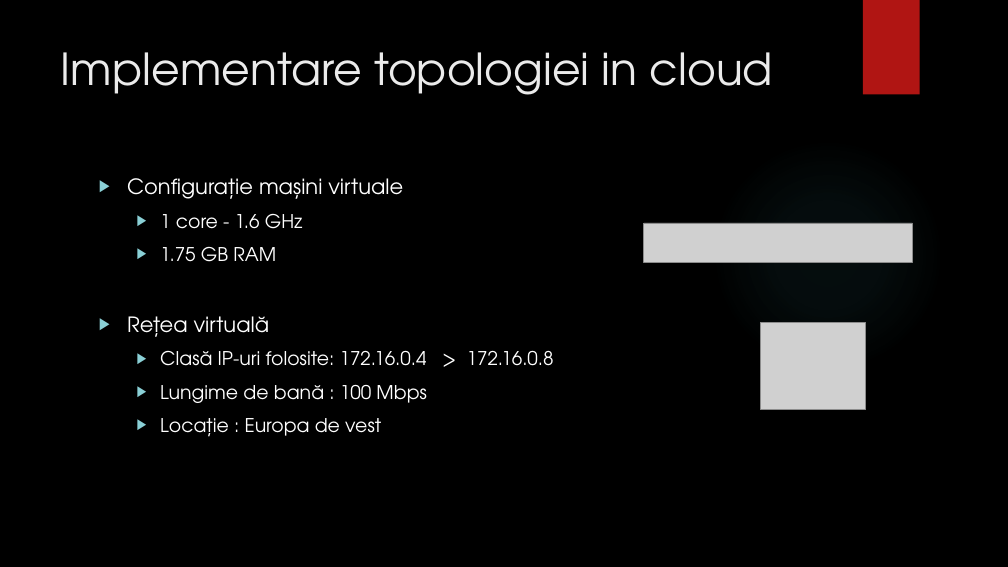
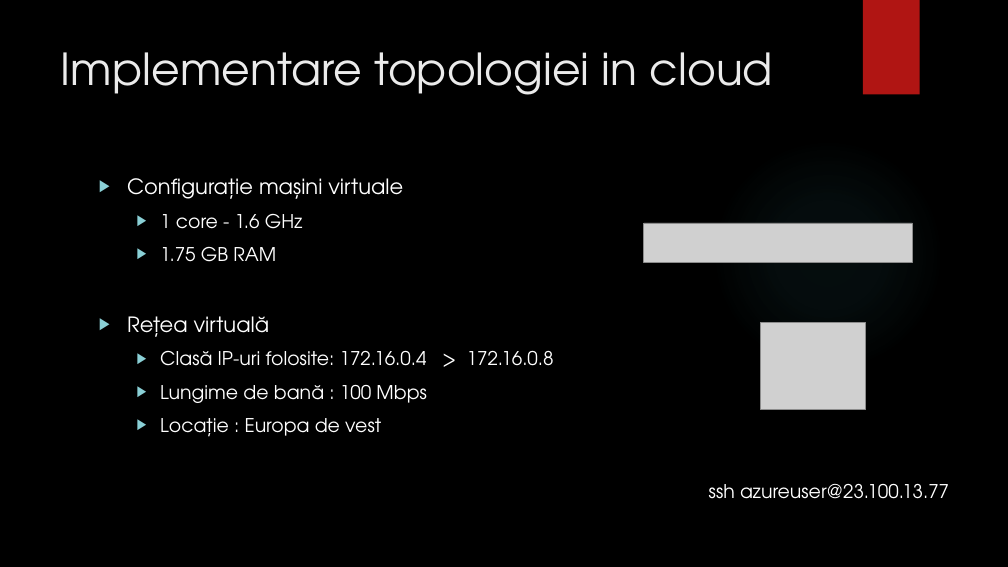
Before and after one commit to bogdanmatra/stoma, a slide deck: slide 18 of documentation/Prezentare_Licenta_Matragociu_Bogdan.pptx. Drawn at 1008x567 pixels with LibreOffice and Linux fonts; fonts in the diff are those of the drawing; grey boxes stand for pictures; background and template pictures are left out. Boxes give left, top, right and bottom in pixels: in the first picture for what was removed or moved away, otherwise in the second. Text is boxed around its words. In the diff, an @@ line names an element or a change of style, - is before the commit and + after.

```diff
--- a/documentation/Prezentare_Licenta_Matragociu_Bogdan.pptx
+++ b/documentation/Prezentare_Licenta_Matragociu_Bogdan.pptx
@@ text at bbox=[709, 483, 949, 499]: paragraph added @@
+  ssh azureuser@23.100.13.77
```
Also in this commit, not shown: 1 other slide changed.
